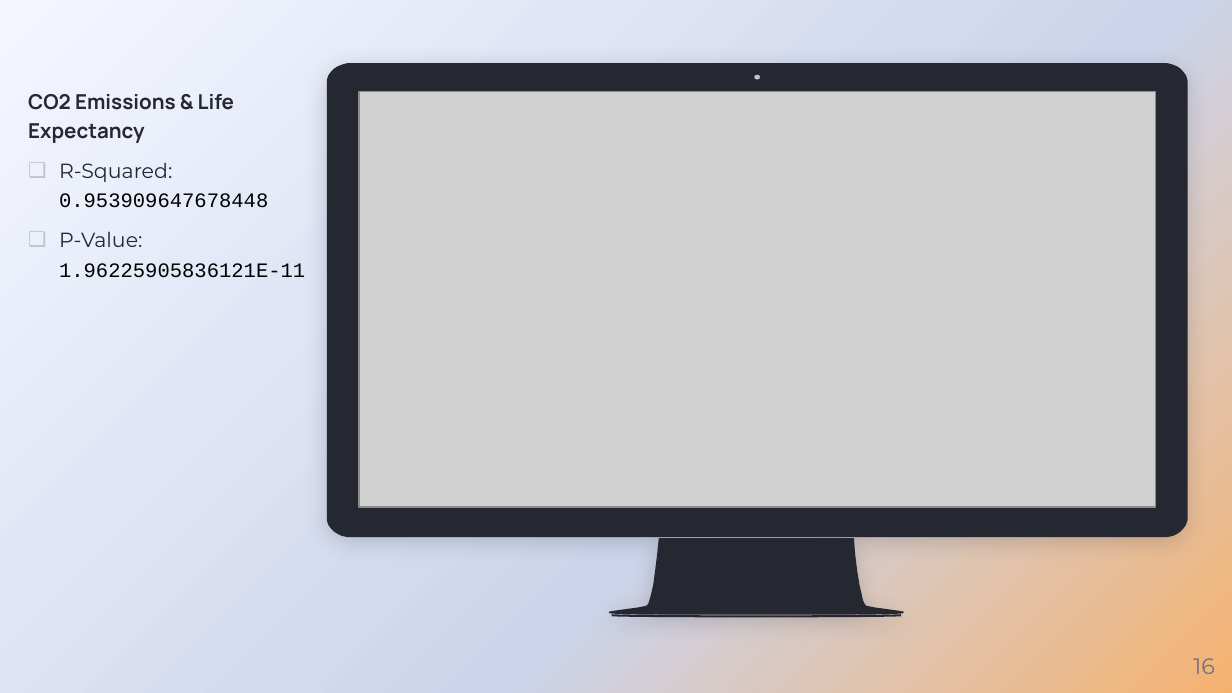
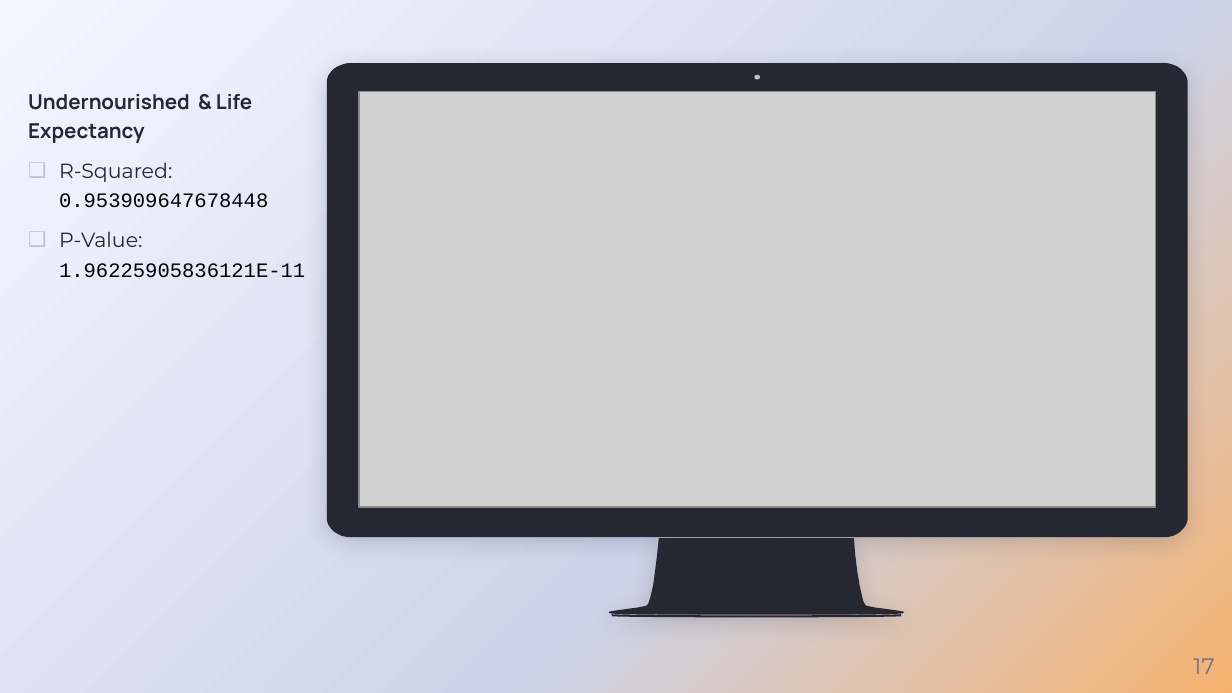
Before and after one commit to pwolanski7/LifeExpectancyProject, a slide deck: slide 17 of PowerPoint/Presentation_Final.pptx (slide 16 before the commit). Drawn at 1232x693 pixels with LibreOffice and Linux fonts; fonts in the diff are those of the drawing; grey boxes stand for pictures; background and template pictures are left out. Boxes give left, top, right and bottom in pixels: in the first picture for what was removed or moved away, otherwise in the second. Text is boxed around its words. In the diff, an @@ line names an element or a change of style, - is before the commit and + after.

Commit message:
Final Changes

```diff
--- a/PowerPoint/Presentation_Final.pptx
+++ b/PowerPoint/Presentation_Final.pptx
@@ text at bbox=[28, 94, 252, 143]: text changed @@
-CO2 Emissions & Life Expectancy
+Undernourished & Life Expectancy
@@ page number at bbox=[1193, 658, 1214, 674]: text changed @@
-16
+17
```
Also in this commit, not shown: 1 slide added.
